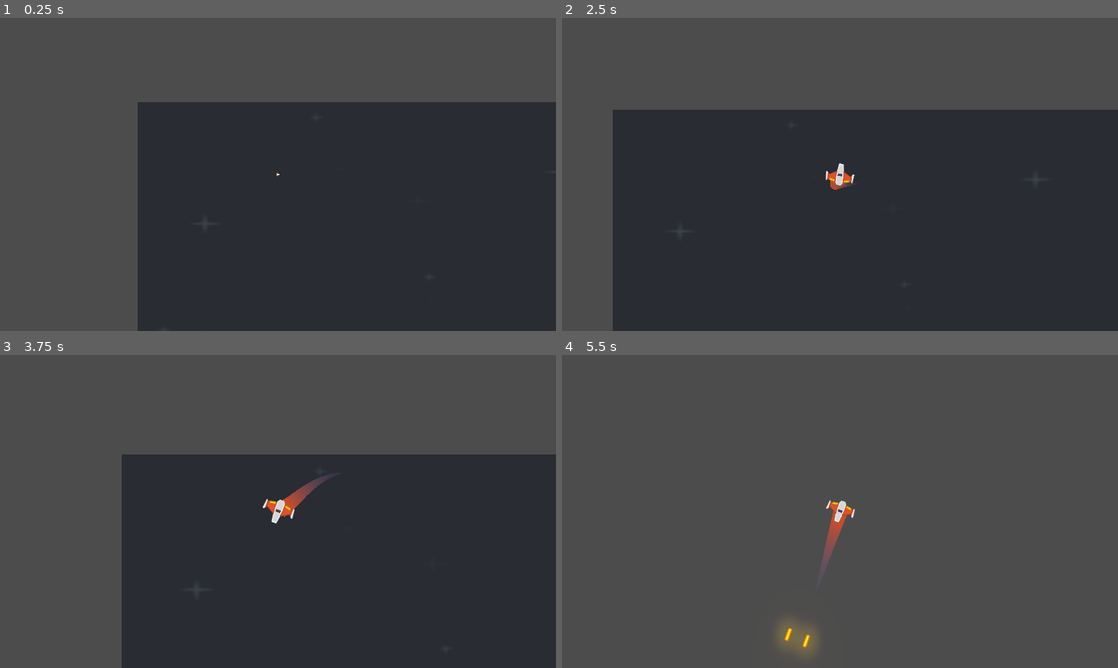
Above: before the commit, frames 1-4 (two rows, left to right).
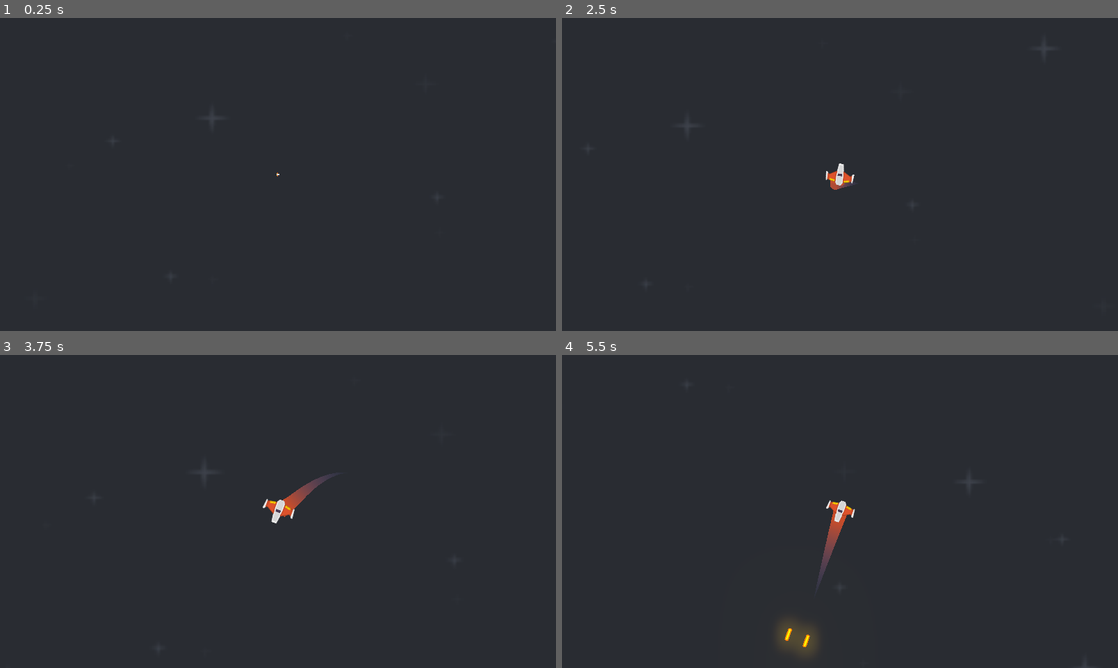
Above: after the commit, the same moments.

Repository: SERGIOCH2023/METEORITOS
Game: Godot game, scene res://Juego/Niveles/NivelTest.tscn
Two runs of this game, one before a commit and one after it. Both use one fixed random seed, a clock stepped at 60 frames per second and the inputs below. The engine's default icon, where the game draws it, is replaced by a stand-in: a white triangle on a blue panel in a dark square.
Inputs (mouse positions are in pixels of both pictures, inside the frame that each line leads up to):
- Up to frame 1 (0.25 s): no input
- Up to frame 2 (2.5 s): tap Enter at 0.5 s; move the mouse to (962, 158) at 0.52 s; hold W (mover_adelante) 0.53-1.28 s; hold Space (disparo_principal) 0.53-1.28 s; move the mouse to (728, 190) at 1.27 s; hold S (mover_atras) 1.28-2.03 s; tap B (disparo_secundario) at 1.35 s; move the mouse to (895, 105) at 2.02 s; hold W (mover_adelante) from 2.03 s (still down); hold A (rotar_antihorario) from 2.03 s (still down)
- Up to frame 3 (3.75 s): move the mouse to (250, 574) at 2.77 s; release A (rotar_antihorario) at 2.78 s; tap D (rotar_horario) at 2.85 s; move the mouse to (444, 558) at 3.52 s; release W (mover_adelante) at 3.53 s; hold S (mover_atras) from 3.53 s (still down); hold Mouse wheel up (zoom_acercar) from 3.53 s (still down)
- Up to frame 4 (5.5 s): keep holding S (mover_atras); move the mouse to (673, 464) at 4.27 s; release Mouse wheel up (zoom_acercar) at 4.28 s; tap Mouse wheel down (zoom_alejar) at 4.35 s; move the mouse to (867, 511) at 5.02 s; hold Space (disparo_principal) from 5.03 s (still down)

The runs differ from the first frame. In frame 1, 45% of the frame differs, in the area x 0-100%, y 0-100%; in frame 2, 36%; in frame 3, 47%; in frame 4, 99%.

Commit message:
Colocar Fondo

Diff:
--- a/Juego/Niveles/NivelTest.tscn
+++ b/Juego/Niveles/NivelTest.tscn
@@ -7,9 +7,8 @@
 [ext_resource path="res://Juego/peligros/SectorDePeligro.tscn" type="PackedScene" id=5]
 [ext_resource path="res://Juego/Meteoritos/Meteorito.tscn" type="PackedScene" id=6]
 [ext_resource path="res://Juego/Explosiones/ExplosionMeteorito.tscn" type="PackedScene" id=7]
-[ext_resource path="res://Juego/blue.png" type="Texture" id=8]
+[ext_resource path="res://Juego/Niveles/Fondos/blue.png" type="Texture" id=8]
 [ext_resource path="res://Juego/Meteoritos/SectorMeteoritos.tscn" type="PackedScene" id=9]
-[ext_resource path="res://icon.png" type="Texture" id=10]
 [ext_resource path="res://Juego/Niveles/CamaraJuego.gd" type="Script" id=11]
 
 [node name="NivelTest" type="Node2D"]
@@ -19,16 +18,21 @@
 explosion_meteorito = ExtResource( 7 )
 sector_meteoritos = ExtResource( 9 )
 
+[node name="ParallaxBackground" type="ParallaxBackground" parent="."]
+
+[node name="ParallaxLayer" type="ParallaxLayer" parent="ParallaxBackground"]
+motion_mirroring = Vector2( 2048, 1792 )
+
+[node name="Sprite" type="Sprite" parent="ParallaxBackground/ParallaxLayer"]
+position = Vector2( 1000, 299.342 )
+scale = Vector2( 8, 7 )
+texture = ExtResource( 8 )
+
 [node name="Player" parent="." instance=ExtResource( 1 )]
 position = Vector2( 438, 222 )
 
 [node name="WorldEnvironment" type="WorldEnvironment" parent="."]
 environment = ExtResource( 3 )
-
-[node name="Fondo" type="Sprite" parent="."]
-position = Vector2( 972.659, 574.524 )
-scale = Vector2( 7.96894, 4.70102 )
-texture = ExtResource( 8 )
 
 [node name="TriggersLluviaMeteoritos" type="Node" parent="."]
 
@@ -44,10 +48,4 @@
 
 [node name="TweenCamara" type="Tween" parent="."]
 
-[node name="icon" type="Sprite" parent="."]
-visible = false
-position = Vector2( 1201.43, 258.509 )
-scale = Vector2( 2.52298, 2.45676 )
-texture = ExtResource( 10 )
-
 [connection signal="tween_completed" from="TweenCamara" to="." method="_on_TweenCamara_tween_completed"]
Renamed: Juego/blue.png -> Juego/Niveles/Fondos/blue.png
Not shown, changed: Juego/Niveles/Fondos/blue.png.import
Not shown: 1 places in Juego/Niveles/NivelTest.tscn that only renumber resources
